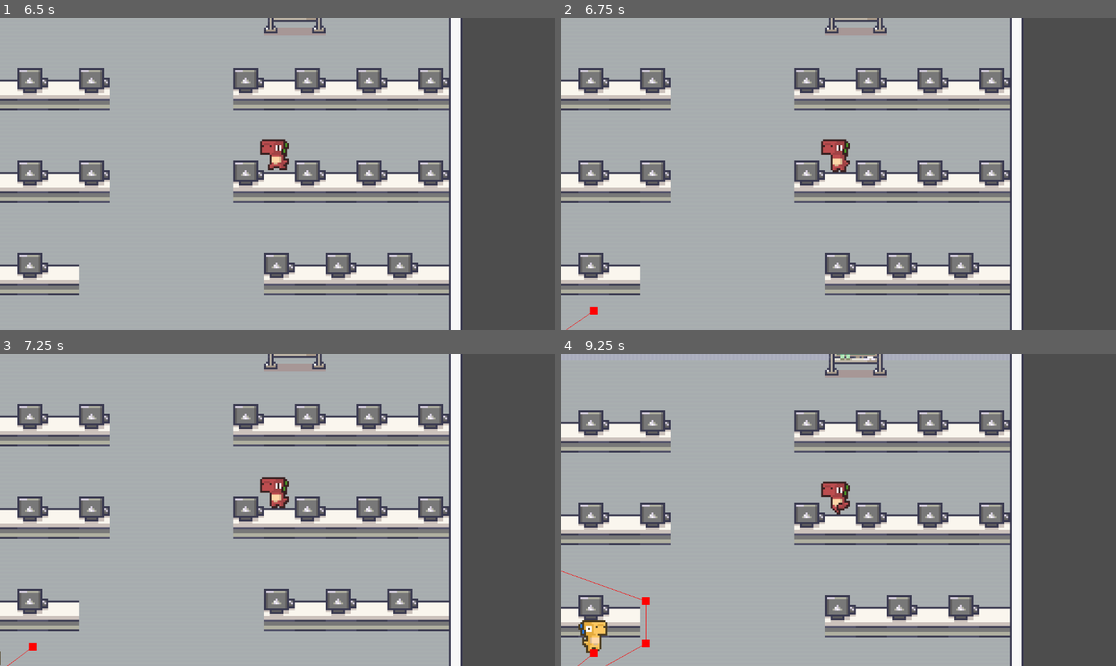
Above: before the commit, frames 1-4 (two rows, left to right).
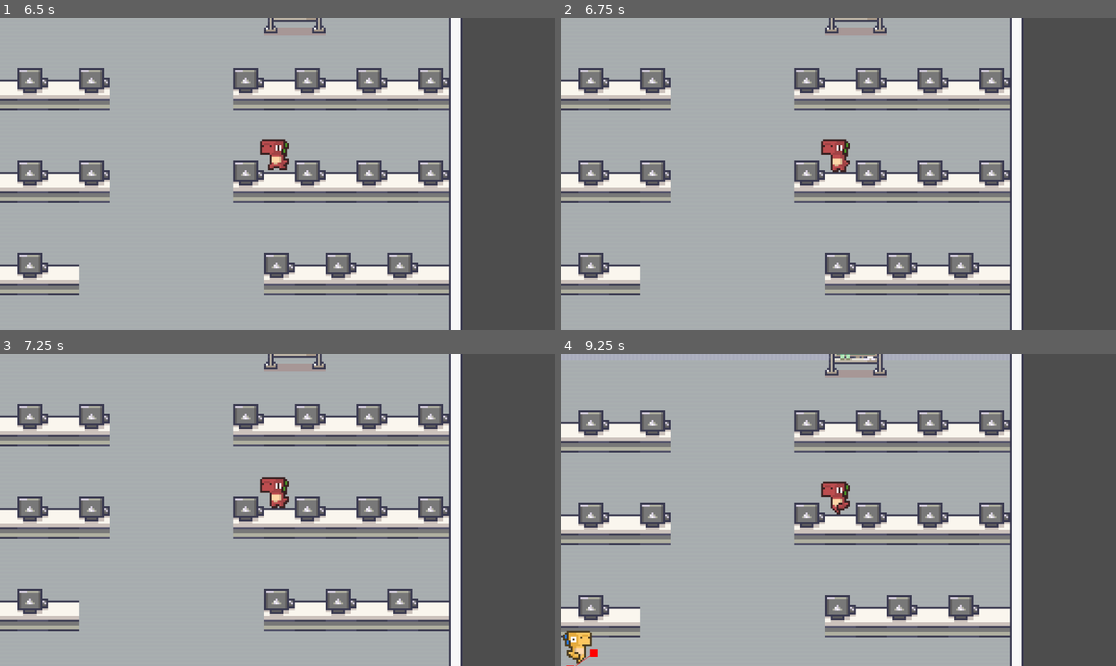
Above: after the commit, the same moments.

Repository: Raikosuu/Full-Tech-Panic_Public
Game: Godot game, scene res://scenes/main_menu.tscn
Same seed, same stepped clock (60 frames per second), same inputs: the game is played once before the commit and once after it.
Inputs (mouse positions are in pixels of both pictures, inside the frame that each line leads up to):
- Up to frame 1 (6.5 s): click "Play" at 0.5 s; move the mouse to (399, 158) at 1.27 s; hold D (move_right) 1.28-2 s; click (399, 158) at 1.42 s; drag from (166, 189) to (16, 127) at 2.02 s; move the mouse to (333, 105) at 2.77 s; hold D (move_right) 2.78-3.5 s; drag from (249, 236) to (155, 127) at 3.52 s; move the mouse to (444, 220) at 4.27 s; hold A (move_left) 4.28-5 s; drag from (111, 127) to (388, 127) at 5.02 s; move the mouse to (305, 174) at 5.77 s; hold S (move_down) from 5.78 s (still down); click (305, 174) at 5.92 s
- Up to frame 2 (6.75 s): release S (move_down) at 6.5 s; tap Enter at 6.5 s; drag from (755, 96) to (932, 127) at 6.52 s
- Up to frame 3 (7.25 s): no input
- Up to frame 4 (9.25 s): move the mouse to (960, 494) at 7.27 s; hold W (move_up) 7.28-8 s; drag from (727, 525) to (993, 594) at 8.02 s; move the mouse to (894, 441) at 8.77 s; hold S (move_down) from 8.78 s (still down)

Frame 1 is identical in both runs. In frame 2, less than 0.1% of the frame differs, in the area x 0-7%, y 92-100%; in frame 3, less than 0.1%; in frame 4, 0.9%, in the area x 0-17%, y 69-100%.

Commit message:
adjustment patch
adjusted avoidance values and pathfinding values

Diff:
--- a/scenes/game_scene.tscn
+++ b/scenes/game_scene.tscn
@@ -2531,10 +2531,10 @@
 sources/0 = SubResource("TileSetAtlasSource_bw6k5")
 
 [sub_resource type="NavigationPolygon" id="NavigationPolygon_y3j0m"]
-vertices = PackedVector2Array(141, -77, 141, -51, 29, -51, -141, -77, 29, -29, 141, -29, 141, -3, 29, -3, 29, 19, 141, 19, 141, 45, 45, 45, 45, 67, 141, 67, 141, 109, -141, 109, -141, 67, -45, 67, -45, 45, -29, 19, -141, 45, -141, 19, -29, -3, -29, -29, -141, -3, -141, -29, -29, -51, -141, -51)
+vertices = PackedVector2Array(140, -76, 140, -52, 28, -52, -140, -76, 28, -28, 140, -28, 140, -4, 28, -4, 28, 20, 140, 20, 140, 44, 44, 44, 44, 68, 140, 68, 140, 108, -140, 108, -140, 68, -44, 68, -44, 44, -28, 20, -140, 44, -140, 20, -28, -4, -28, -28, -140, -4, -140, -28, -28, -52, -140, -52)
 polygons = Array[PackedInt32Array]([PackedInt32Array(0, 1, 2, 3), PackedInt32Array(4, 5, 6, 7), PackedInt32Array(8, 9,  …(365 unchanged characters)…
 outlines = Array[PackedVector2Array]([PackedVector2Array(-144, -48, -32, -48, -32, -32, -144, -32, -144, 0, -32, 0, -32 …(201 unchanged characters)…
-agent_radius = 3.0
+agent_radius = 4.0
 
 [node name="game_scene" type="Node2D"]
 
@@ -2564,7 +2564,6 @@
 [node name="npc_handler" type="Node2D" parent="."]
 
 [node name="NavigationRegion2D" type="NavigationRegion2D" parent="."]
-visible = false
 navigation_polygon = SubResource("NavigationPolygon_y3j0m")
 
 [node name="comp_seats" type="Node2D" parent="."]
--- a/scenes/npc_1.tscn
+++ b/scenes/npc_1.tscn
@@ -1,7 +1,7 @@
 [gd_scene load_steps=14 format=3 uid="uid://2ueng3iip43a"]
 
 [ext_resource type="Texture2D" uid="uid://ch3yjsway5b7f" path="res://assets/character/DinoSprites - tard.png" id="1_8dm1u"]
-[ext_resource type="Script" uid="uid://pwigievipai2" path="res://scripts/npc_main.gd" id="1_ttshn"]
+[ext_resource type="Script" uid="uid://pwigievipai2" path="res://scripts/npc_1.gd" id="1_ttshn"]
 
 [sub_resource type="AtlasTexture" id="AtlasTexture_8dm1u"]
 atlas = ExtResource("1_8dm1u")
@@ -103,8 +103,8 @@
 [node name="NavigationAgent2D" type="NavigationAgent2D" parent="."]
 path_desired_distance = 1.0
 target_desired_distance = 5.0
-path_max_distance = 30.0
 avoidance_enabled = true
+radius = 7.0
 max_neighbors = 20
 debug_enabled = true
 
--- a/scenes/npc_2.tscn
+++ b/scenes/npc_2.tscn
@@ -1,6 +1,6 @@
 [gd_scene load_steps=14 format=3 uid="uid://c3lu63bdshme1"]
 
-[ext_resource type="Script" uid="uid://pwigievipai2" path="res://scripts/npc_main.gd" id="1_1qclf"]
+[ext_resource type="Script" uid="uid://cxxb1w477yjce" path="res://scripts/npc_2.gd" id="1_23bb0"]
 [ext_resource type="Texture2D" uid="uid://b4j0mmhcdfwc1" path="res://assets/character/DinoSprites - doux.png" id="2_23bb0"]
 
 [sub_resource type="AtlasTexture" id="AtlasTexture_8v6sq"]
@@ -80,18 +80,21 @@
 }]
 
 [sub_resource type="CapsuleShape2D" id="CapsuleShape2D_23bb0"]
-radius = 4.0
+radius = 3.0
 height = 10.0
 
 [node name="NPC2" type="CharacterBody2D"]
-script = ExtResource("1_1qclf")
+collision_layer = 3
+motion_mode = 1
+wall_min_slide_angle = 0.0
+script = ExtResource("1_23bb0")
 
 [node name="AnimatedSprite2D" type="AnimatedSprite2D" parent="."]
 position = Vector2(0, -9)
 sprite_frames = SubResource("SpriteFrames_i1540")
-animation = &"walk"
+animation = &"idle"
 autoplay = "idle"
-frame_progress = 0.44875944
+frame_progress = 0.6068859
 
 [node name="CollisionShape2D" type="CollisionShape2D" parent="."]
 position = Vector2(0, -5)
@@ -100,8 +103,13 @@
 [node name="NavigationAgent2D" type="NavigationAgent2D" parent="."]
 path_desired_distance = 1.0
 target_desired_distance = 5.0
-path_max_distance = 30.0
 avoidance_enabled = true
+radius = 7.0
+debug_enabled = true
 
 [node name="Timer" type="Timer" parent="."]
 wait_time = 5.0
+autostart = true
+
+[connection signal="velocity_computed" from="NavigationAgent2D" to="." method="_on_navigation_agent_2d_velocity_computed"]
+[connection signal="timeout" from="Timer" to="." method="_on_timer_timeout"]
--- a/scenes/npc_spawn.tscn
+++ b/scenes/npc_spawn.tscn
@@ -6,7 +6,7 @@
 script = ExtResource("1_ath3t")
 
 [node name="Timer" type="Timer" parent="."]
-wait_time = 2.0
+wait_time = 2.5
 autostart = true
 
 [connection signal="timeout" from="Timer" to="." method="_on_timer_timeout"]
--- /dev/null
+++ b/scripts/npc_2.gd
@@ -0,0 +1,80 @@
+extends CharacterBody2D
+
+const SPEED: float = 40.0
+
+@export var seats: Array[Node] = []
+@onready var nav_agent := $NavigationAgent2D
+@onready var anim_sprite := $AnimatedSprite2D
+
+var target_seat: Area2D = null
+
+func _ready() -> void:
+	#get all seats from group
+	seats = get_tree().get_nodes_in_group("computer_seats")
+	find_vacant_seat()
+
+
+func _physics_process(_delta: float) -> void:
+	if target_seat == null:
+		return
+
+	if target_seat.is_taken:
+		find_vacant_seat()
+
+	if nav_agent.is_navigation_finished():
+		velocity = Vector2.ZERO
+		anim_sprite.play("idle")
+		# Snap to seat and mark it taken
+		global_position = target_seat.global_position
+		target_seat.occupy()
+		target_seat = null
+	else:
+		#main targeting system
+		var current_agent_position = global_position
+		var next_path_position = nav_agent.get_next_path_position()
+		var new_velocity = current_agent_position.direction_to(next_path_position) * SPEED
+
+		#avoidance
+		if nav_agent.avoidance_enabled:
+			nav_agent.set_velocity(new_velocity)
+		else:
+			_on_navigation_agent_2d_velocity_computed(new_velocity)
+		move_and_slide()
+
+		# Flip horizontally depending on direction
+		if velocity.x != 0:
+			anim_sprite.flip_h = velocity.x < 0
+
+		# Play walk animation
+		if velocity.length() > 0.1:
+			anim_sprite.play("walk")
+		else:
+			anim_sprite.play("idle")
+
+func find_vacant_seat() -> void:
+	var nearest: Area2D = null
+	var nearest_dist: float = INF
+
+	for seat in seats:
+		if not seat.is_taken:
+			var dist = global_position.distance_to(seat.global_position)
+			if dist < nearest_dist:
+				nearest = seat
+				nearest_dist = dist
+
+	if nearest:
+		target_seat = nearest
+		nav_agent.target_position = nearest.global_position
+
+
+
+func _on_navigation_agent_2d_velocity_computed(safe_velocity):
+	velocity = safe_velocity
+	pass # Replace with function body.
+
+
+func _on_timer_timeout() -> void:
+	#stops the npc from finding another seat.
+	#it also re
+	if target_seat != null and not nav_agent.is_navigation_finished():
+		nav_agent.target_position = target_seat.global_position
Renamed: scripts/npc_main.gd -> scripts/npc_1.gd
Renamed: scripts/npc_main.gd.uid -> scripts/npc_1.gd.uid
Not shown, added: scripts/npc_2.gd.uid
